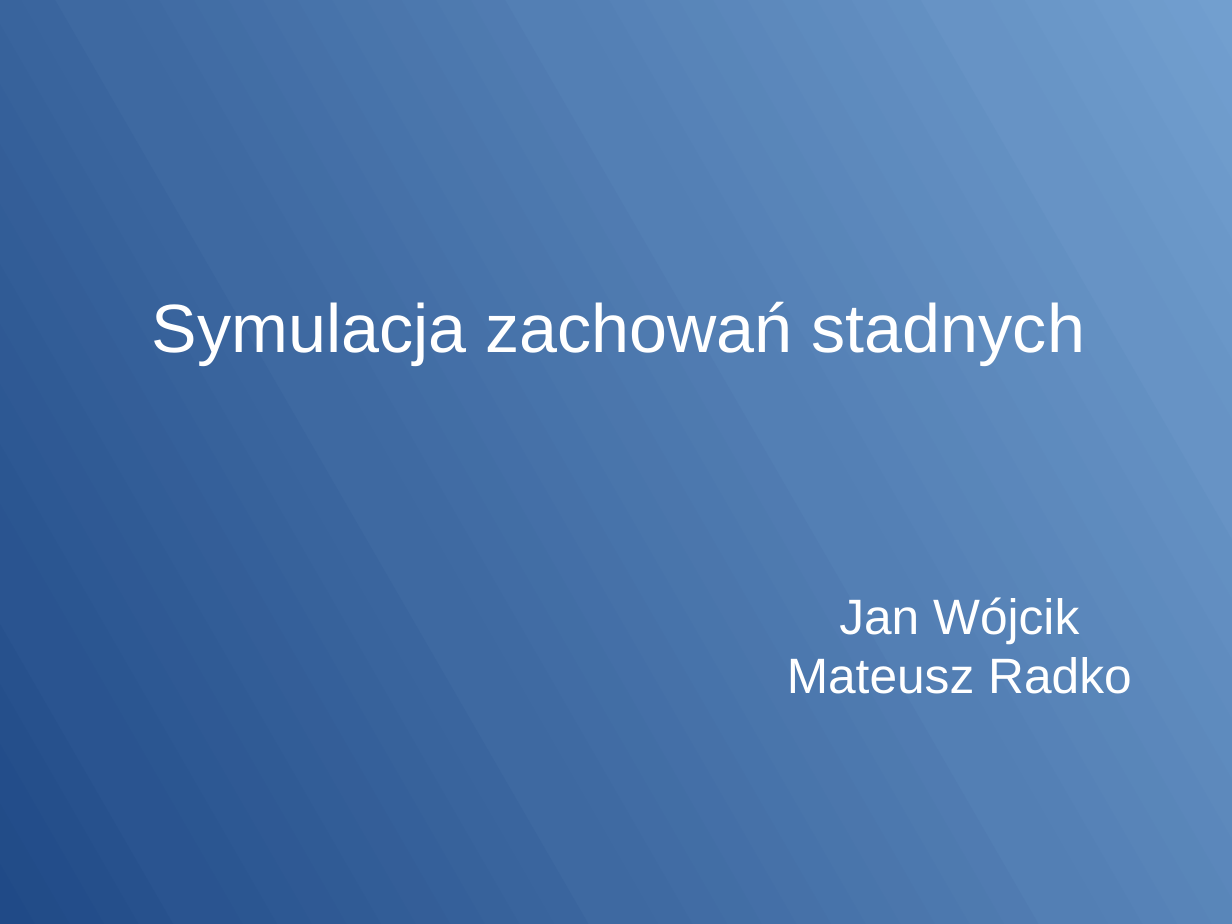
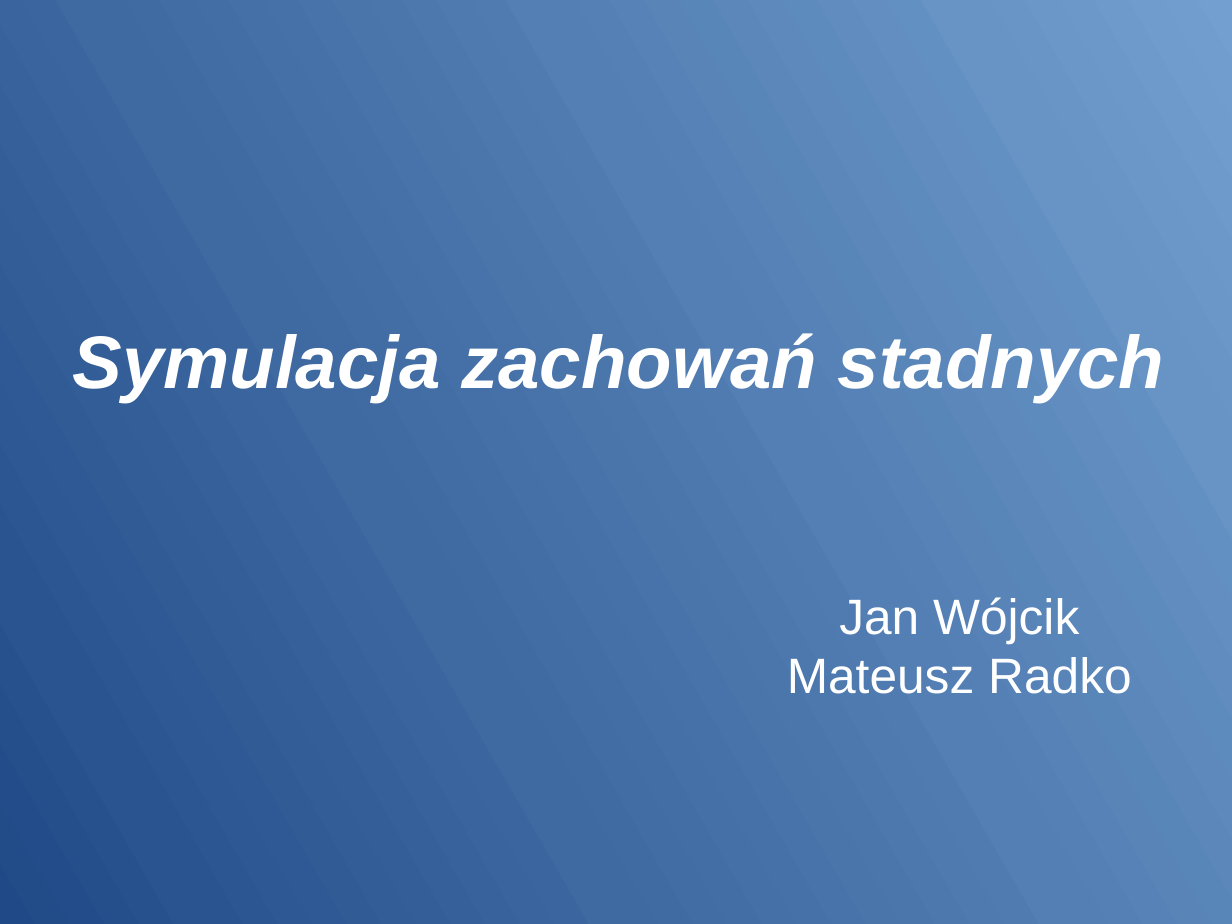
Before and after one commit to janwojcik5/HerdSimulation, a slide deck: slide 1 of Prezentacja.odp. Drawn at 1232x924 pixels with LibreOffice and Linux fonts; fonts in the diff are those of the drawing. Boxes give left, top, right and bottom in pixels: in the first picture for what was removed or moved away, otherwise in the second. Text is boxed around its words. In the diff, an @@ line names an element or a change of style, - is before the commit and + after.

```diff
--- a/Prezentacja.odp
+++ b/Prezentacja.odp
@@ title "Symulacja zachowań stadnych" moved from (x1=152, y1=301, x2=1085, y2=365) to (x1=73, y1=333, x2=1165, y2=402) @@
@@ title "Symulacja zachowań stadnych" at (x1=73, y1=333, x2=1165, y2=402): size 44 to 48 pt, bold on, italic on @@
```
Also in this commit, not shown: 8 other slides changed, 3 slides added, 1 slide removed, 3 other files.
